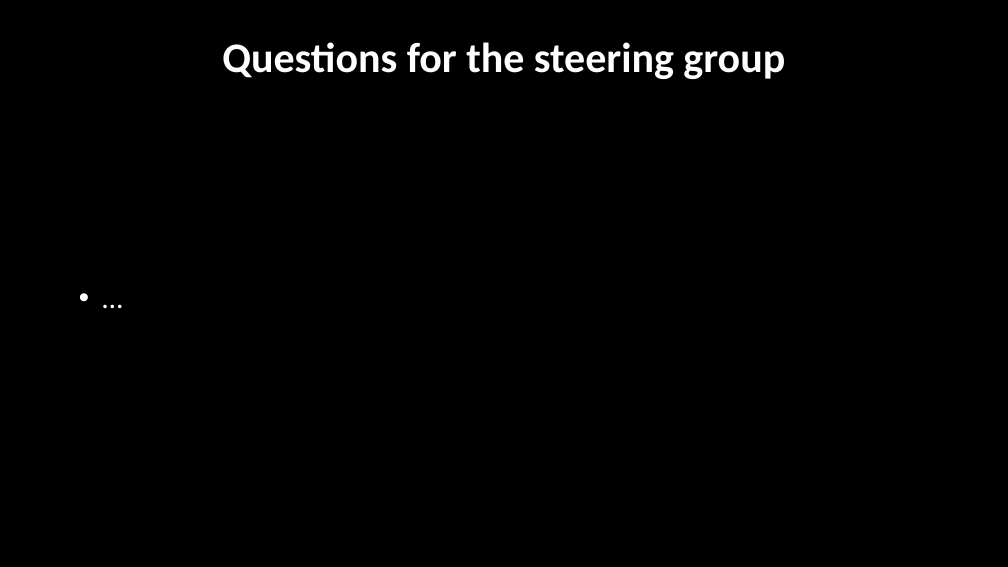
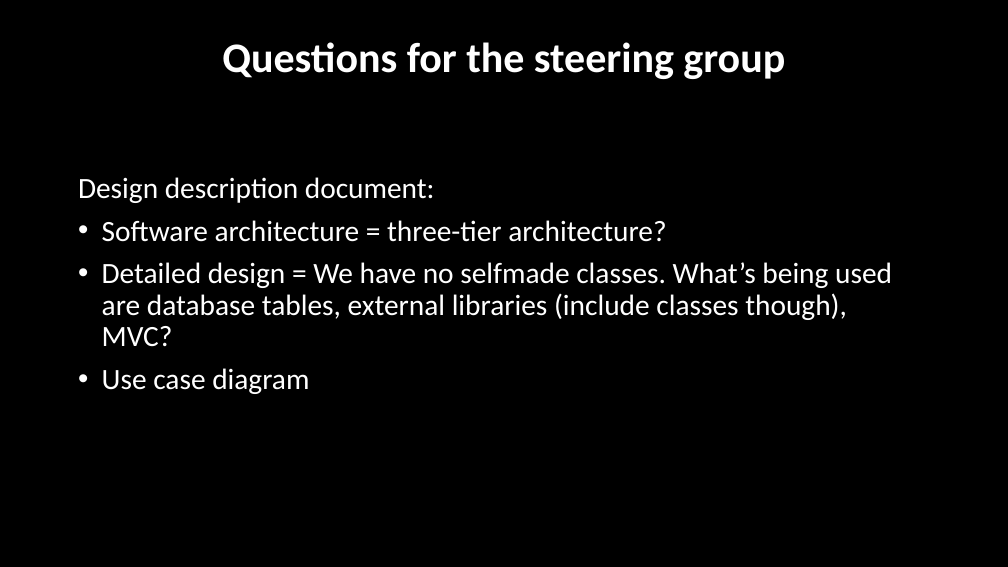
Before and after one commit to jontelarsson94/DVA313-Solar-Energy, a slide deck: slide 6 of project meeting slides/project meeting 5.pptx. Drawn at 1008x567 pixels with LibreOffice and Linux fonts; fonts in the diff are those of the drawing; background and template pictures are left out. Boxes give left, top, right and bottom in pixels: in the first picture for what was removed or moved away, otherwise in the second. Text is boxed around its words. In the diff, an @@ line names an element or a change of style, - is before the commit and + after.

```diff
--- a/project meeting slides/project meeting 5.pptx
+++ b/project meeting slides/project meeting 5.pptx
@@ subtitle at (102,220,892,394): text changed @@
-• …
+Design description document:
+• Software architecture = three-tier architecture?
+• Detailed design = We have no selfmade classes. What’s being used are database tables, external libraries (include classes though), MVC?
+• Use case diagram
```
Also in this commit, not shown: 4 other slides changed.
